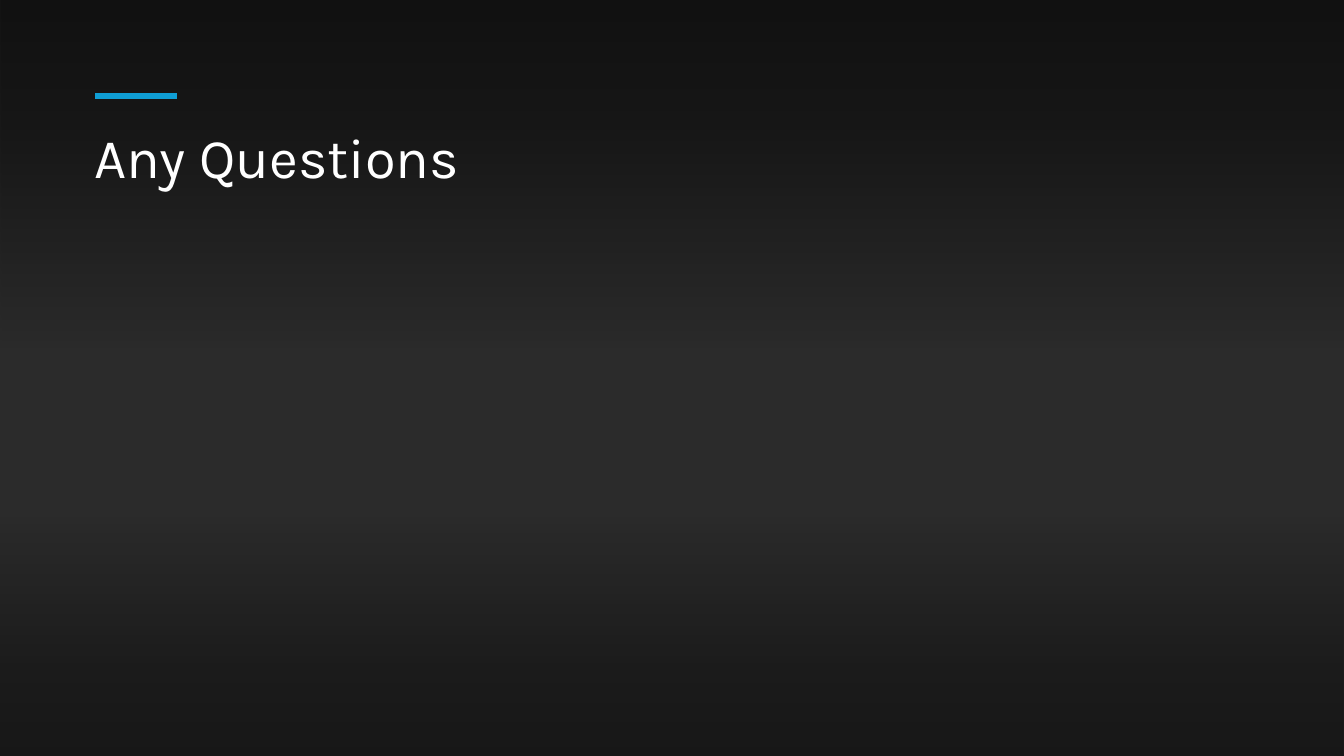
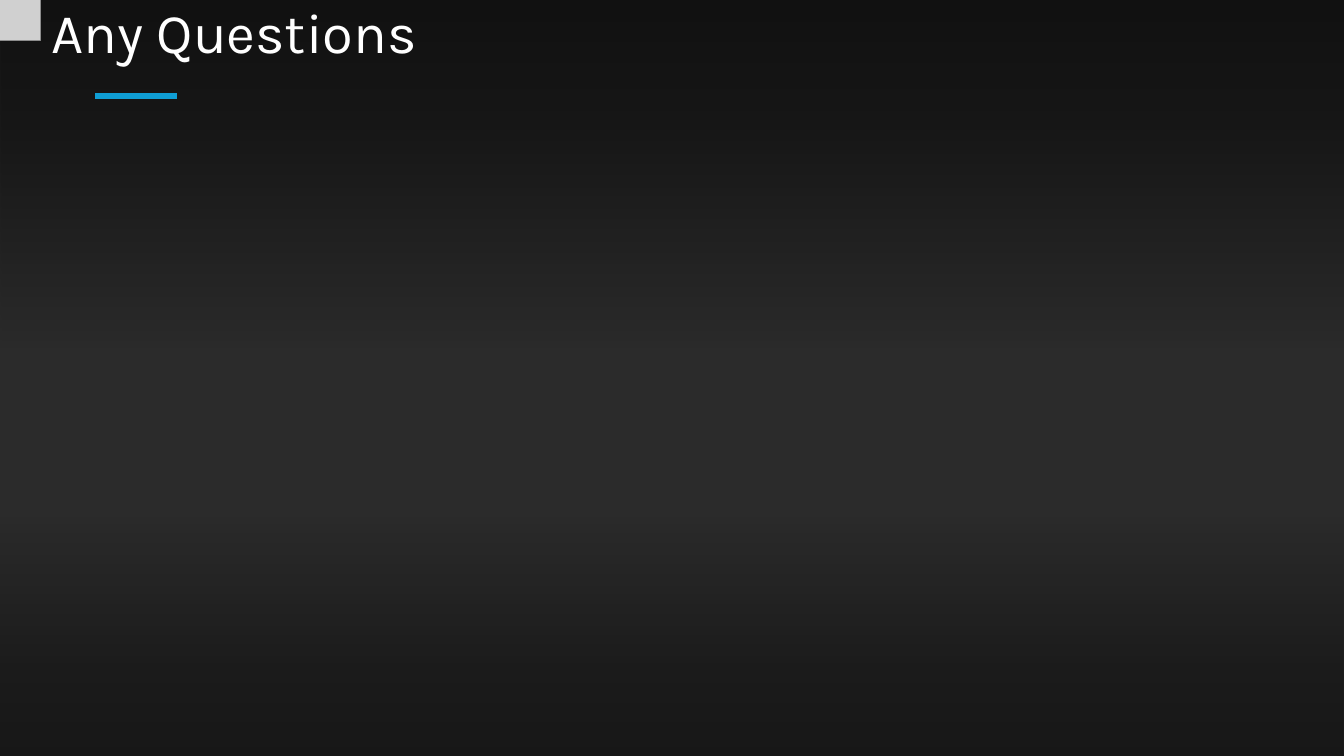
Before and after one commit to GitFarhanS/aib-App, a slide deck: slide 10 of src/assets/deck/Corexa Pitch Deck.pptx. Drawn at 1344x756 pixels with LibreOffice and Linux fonts; fonts in the diff are those of the drawing; grey boxes stand for pictures; background and template pictures are left out; a plain dark background stands for a picture behind light text. Boxes give left, top, right and bottom in pixels: in the first picture for what was removed or moved away, otherwise in the second. Text is boxed around its words. In the diff, an @@ line names an element or a change of style, - is before the commit and + after.

```diff
--- a/src/assets/deck/Corexa Pitch Deck.pptx
+++ b/src/assets/deck/Corexa Pitch Deck.pptx
@@ picture added at (0,0,40,40) @@
@@ title "Any Questions": place and size @@
-title "Any Questions" at (94,139,459,192)
+title "Any Questions" at (51,14,417,67)
```
Also in this commit, not shown: 8 other slides changed, 1 other file.
